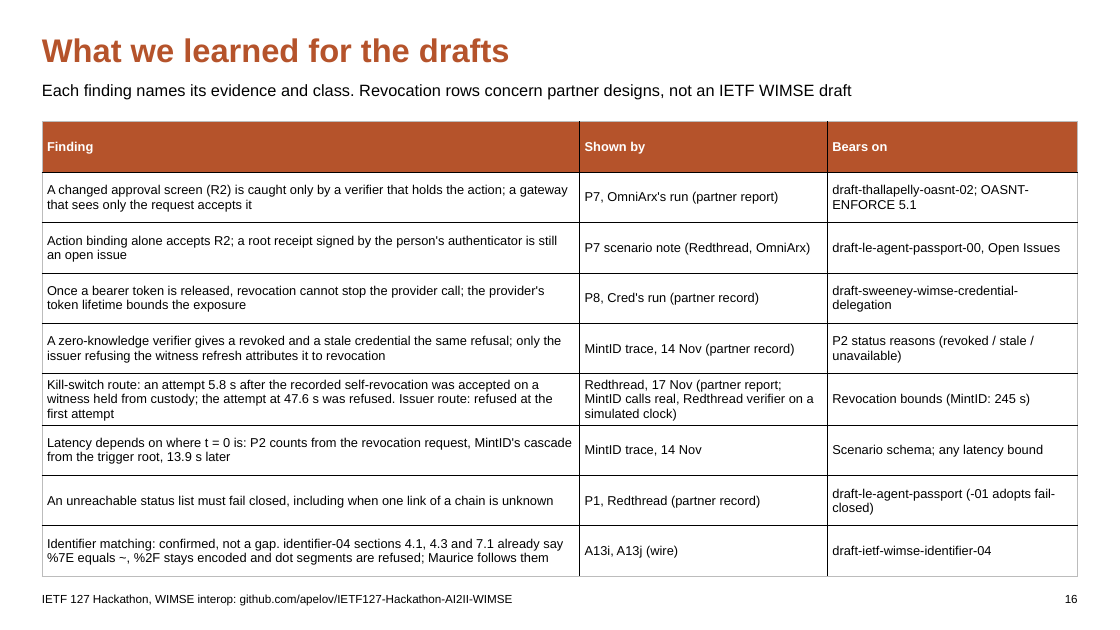
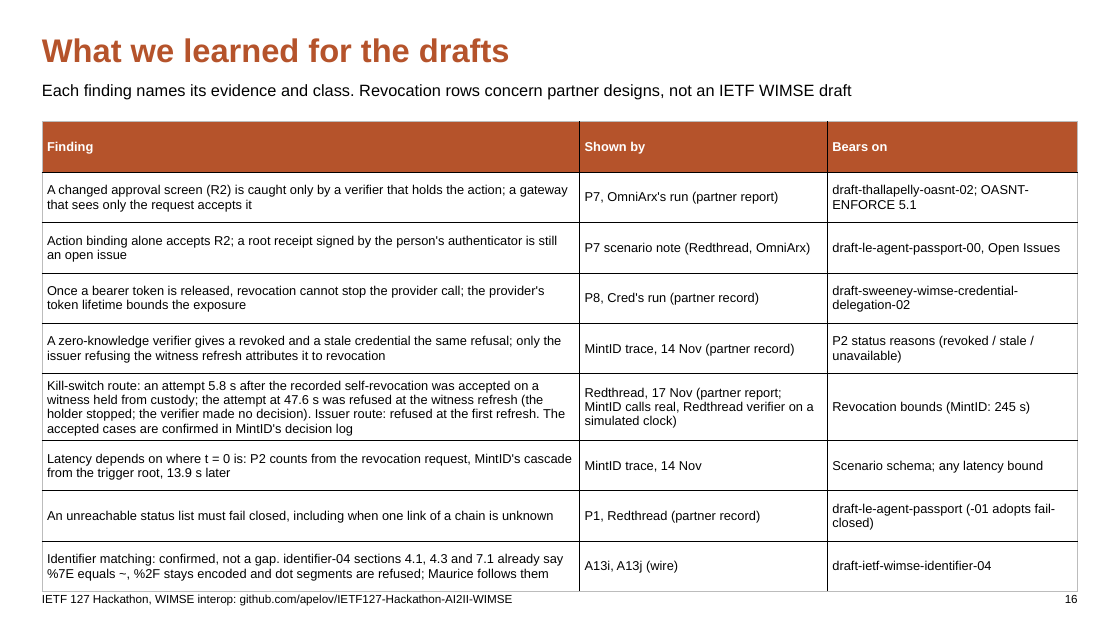
Before and after one commit to apelov/IETF127-Hackathon-AI2II-WIMSE, a slide deck: slide 16 of IETF127_WIMSE_Session.pptx. Drawn at 1120x630 pixels with LibreOffice and Linux fonts; fonts in the diff are those of the drawing. Boxes give left, top, right and bottom in pixels: in the first picture for what was removed or moved away, otherwise in the second. Text is boxed around its words. In the diff, an @@ line names an element or a change of style, - is before the commit and + after.

```diff
--- a/IETF127_WIMSE_Session.pptx
+++ b/IETF127_WIMSE_Session.pptx
@@ table at (42, 122, 1078, 584) @@
-row 4, column 3: draft-sweeney-wimse-credential-delegation
+row 4, column 3: draft-sweeney-wimse-credential-delegation-02
-row 6, column 1: Kill-switch route: an attempt 5.8 s after the recorded self-revocation was accepted on a witness held from custody; the attempt at 47.6 s was refused. Issuer route: refused at the first attempt
+row 6, column 1: Kill-switch route: an attempt 5.8 s after the recorded self-revocation was accepted on a witness held from custody; the attempt at 47.6 s was refused at the witness refresh (the holder stopped; the verifier made no decision). Issuer route: refused at the first refresh. The accepted cases are confirmed in MintID's decision log
```
Also in this commit, not shown: 5 other slides changed, 25 other files.
